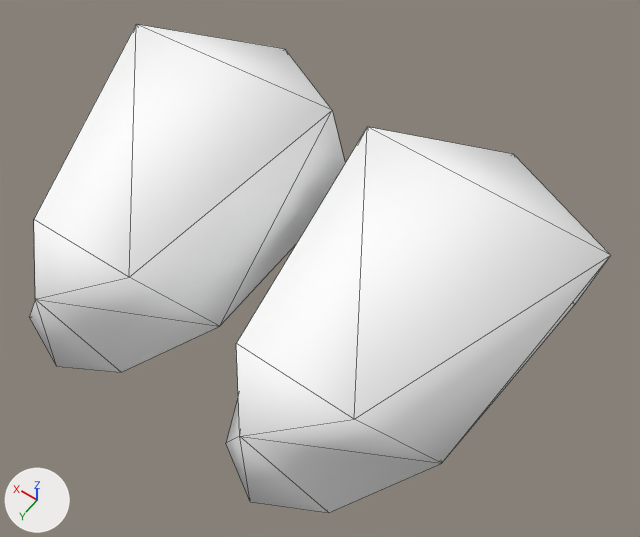
A saved change to the glTF model public/3d/item/model__item__shop.ofs_2812_0/2812foot000_r.gltf.
One viewpoint serves both versions: a 50 mm camera at (-0.541, 0.651, 1.128) aimed at (-0.065, -0.015, 0.082). The lights are fixed; the arrows at lower left show +X, +Y and +Z. The older version comes first. Mesh edges are drawn as thin lines.

The older version as bpy lines, for what is in view:
```python
mat_c03_shoes = principled_material('c03_shoes')
mat_c03_shoes.base_color = (1.0, 1.0, 1.0)  # white #ffffff
mat_c03_shoes.roughness = 1.0
me_2812foot000_r = bpy.data.meshes.new('2812foot000_r')
me_2812foot000_r.from_pydata(...)  # 28 vertices, 48 faces; spans x -0.425..0.425, y -0.338..0.31, z 0.0..0.221
me_2812foot000_r.materials.append(mat_c03_shoes)  # white #ffffff
ob_2812foot000_r = bpy.data.objects.new('2812foot000_r', me_2812foot000_r)
ob_2812foot000_r.location = (0.0, 0.0, 0.0)
```
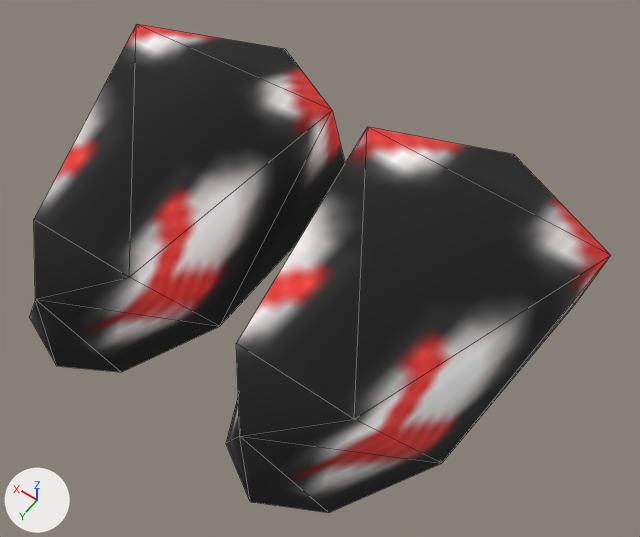
Pixel boxes [x1, y1, x2, y2] of what changed, in the pictures (640 x 537 px):
```json
{"object": "2812foot000_r", "change": "surface changed", "before": [29, 24, 611, 513], "after": [29, 24, 611, 513], "on screen": "white to black"}
```

Scene script edits in JSON lines:
```json
{"op": "add", "block": "img_c03_shoes", "code": ["img_c03_shoes = load_image('c03_shoes', '_unpacked/c03_shoes', 16, 16, 'sRGB')"]}
{"op": "remove", "block": "mat_c03_shoes", "code": "mat_c03_shoes.base_color = (1.0, 1.0, 1.0)  # white #ffffff"}
{"op": "add", "block": "mat_c03_shoes", "code": "mat_c03_shoes.texture = img_c03_shoes"}
```
